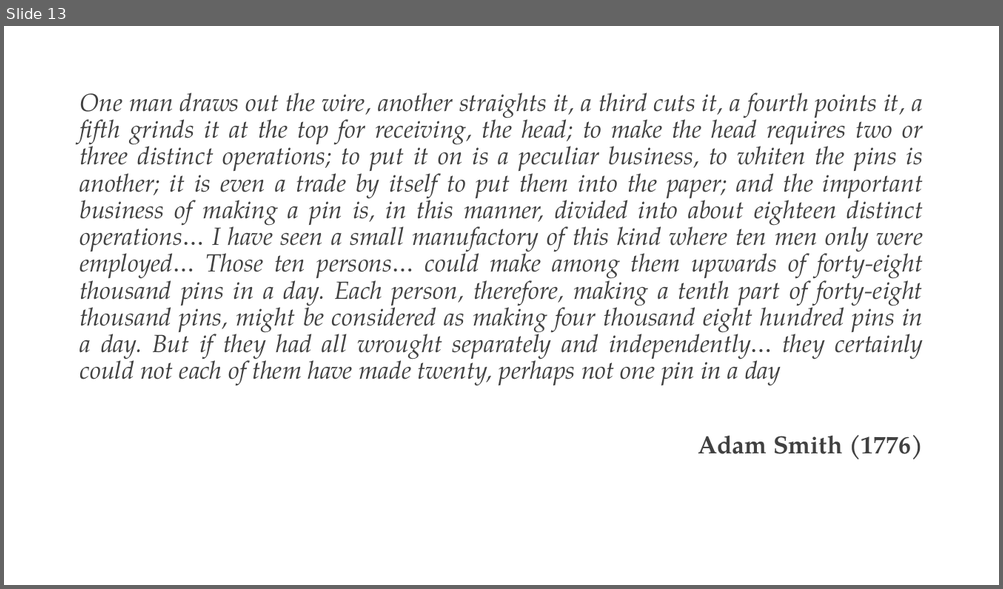
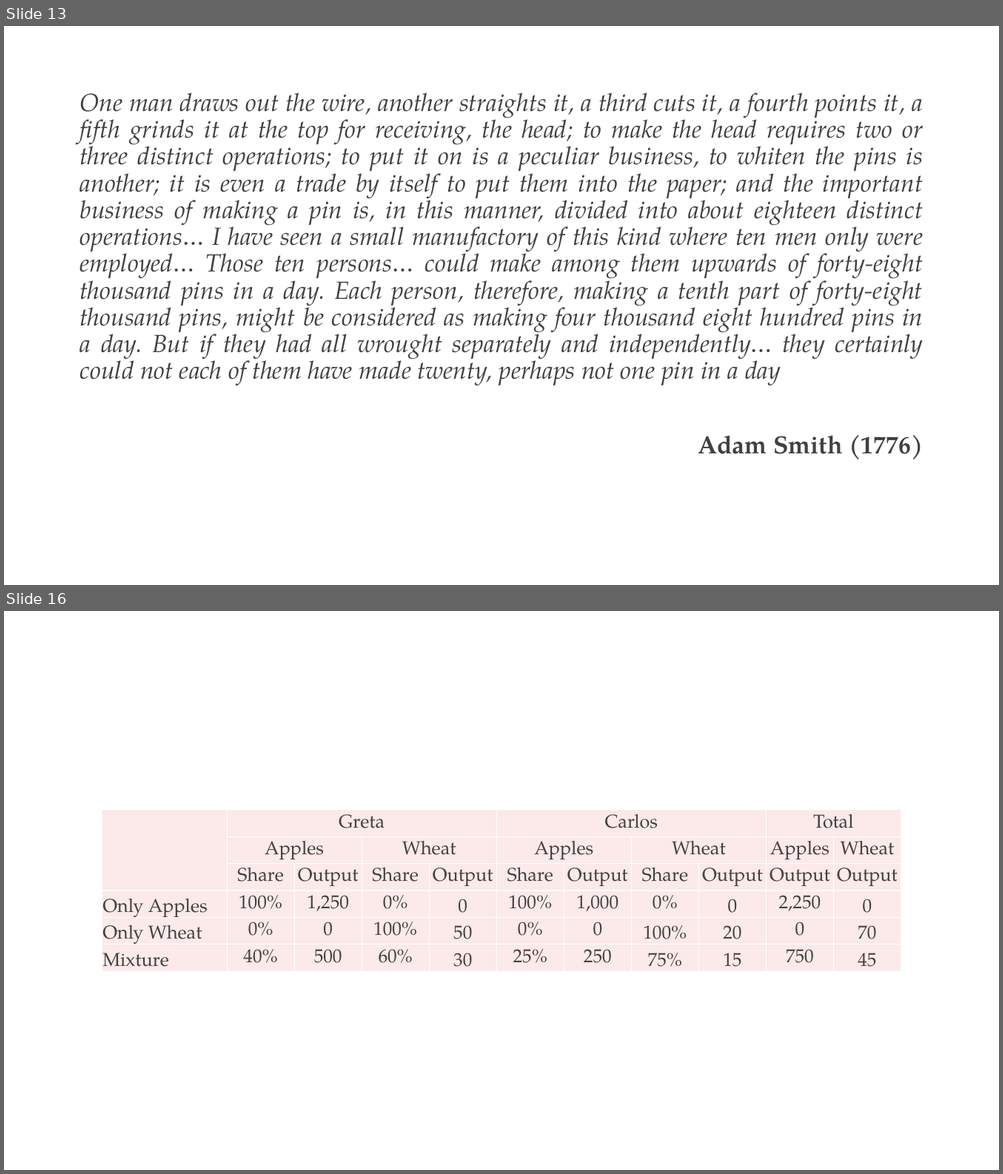
Before and after one commit to rs328/Slides-for-Principles, a slide deck: 02 Specialization and Trade.pptx. Shown one above the other, each under a label of ours: slide 13 before the commit, slides 13 and 16 after it; the slides between them are not shown. The pictures are 1003x589 and 1003x1174 pixels, drawn with LibreOffice and Linux fonts; fonts in the diff are those of the drawing. Boxes give left, top, right and bottom in pixels: in the first picture for what was removed or moved away, otherwise in the second. Text is boxed around its words. In the diff, an @@ line names an element or a change of style, - is before the commit and + after.

```diff
--- a/02 Specialization and Trade.pptx
+++ b/02 Specialization and Trade.pptx
@@ slide 16 added at (x1=4, y1=611, x2=999, y2=1170), background #FFFFFF @@
@@ table added at (x1=102, y1=810, x2=899, y2=972), 6 rows, 11 columns @@
+ | Greta |  |  |  | Carlos |  |  |  | Total | 
+ | Apples |  | Wheat |  | Apples |  | Wheat |  | Apples | Wheat
+ | Share | Output | Share | Output | Share | Output | Share | Output | Output | Output
+Only Apples | 100% | 1,250 | 0% | 0 | 100% | 1,000 | 0% | 0 | 2,250 | 0
+Only Wheat | 0% | 0 | 100% | 50 | 0% | 0 | 100% | 20 | 0 | 70
+Mixture | 40% | 500 | 60% | 30 | 25% | 250 | 75% | 15 | 750 | 45
```
Also in this commit, not shown: 10 slides changed, 2 other slides added, 1 slide removed, 2 other files.
